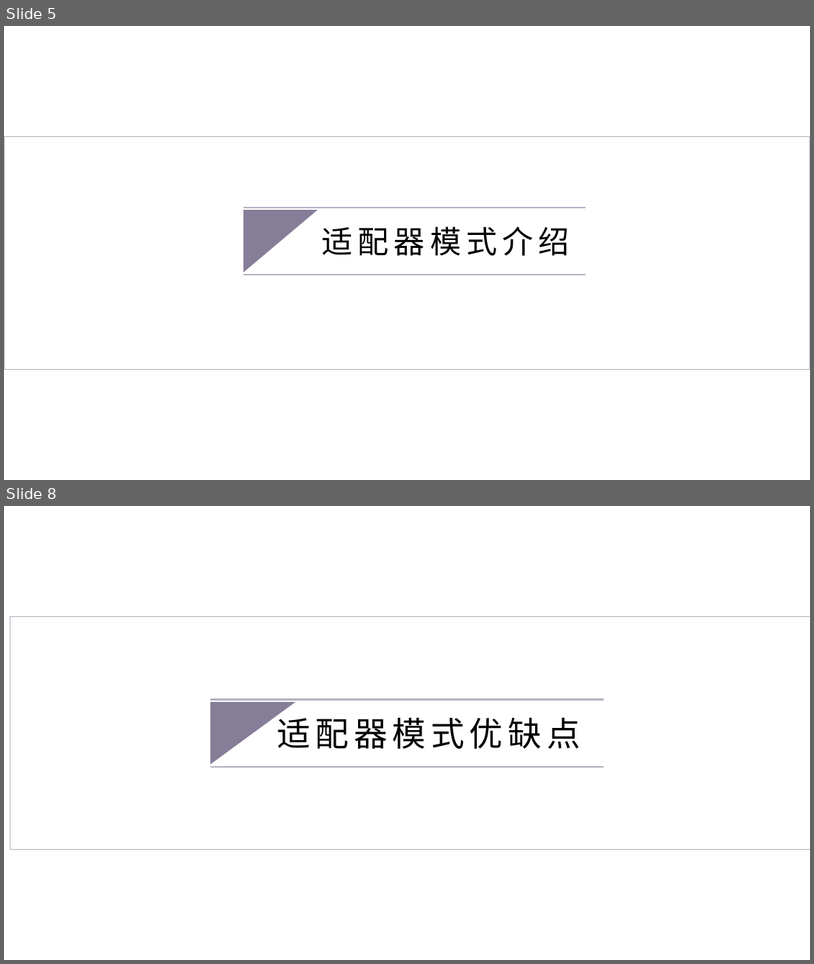
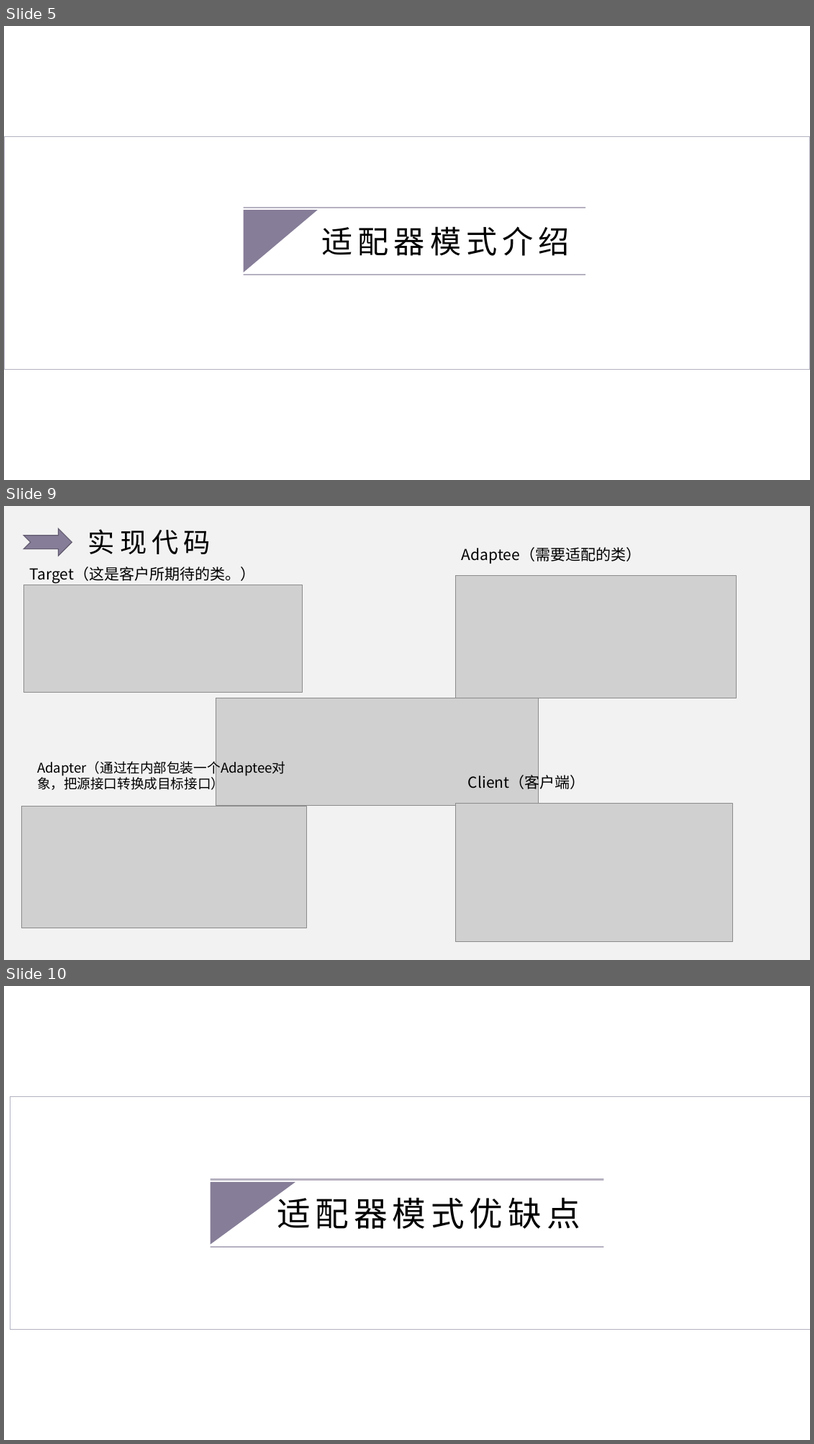
Before and after one commit to ulquiola/Adapter, a slide deck: 适配器模式.pptx. Shown one above the other, each under a label of ours: slides 5 and 8 before the commit, slides 5, 9 and 10 after it; the slides between them are not shown. The pictures are 814x964 and 814x1444 pixels, drawn with LibreOffice and Linux fonts; fonts in the diff are those of the drawing; grey boxes stand for pictures; background and template pictures are left out. Boxes give left, top, right and bottom in pixels: in the first picture for what was removed or moved away, otherwise in the second. Text is boxed around its words. In the diff, an @@ line names an element or a change of style, - is before the commit and + after.

```diff
--- a/适配器模式.pptx
+++ b/适配器模式.pptx
@@ slide 9 added at [4,506,810,960], background #F2F2F2 @@
@@ notched right arrow added at [24,528,72,556], fill #867D98, outline #635C70 1 pt @@
@@ text added at [88,529,211,554], 32 pt, text #000000 @@
+实现代码
@@ text added at [462,547,641,564], 18 pt, text #000000 @@
+Adaptee（需要适配的类）
@@ text added at [30,566,255,583], 18 pt, text #000000 @@
+Target（这是客户所期待的类。）
@@ picture added at [24,584,302,692] @@
@@ picture added at [456,576,737,698] @@
@@ picture added at [216,698,539,806] @@
@@ text added at [37,759,286,793], 16 pt, text #000000 @@
+Adapter（通过在内部包装一个Adaptee对象，把源接口转换成目标接口）
@@ text added at [468,772,586,791], 18 pt, text #000000 @@
+Client（客户端）
@@ picture added at [21,806,307,928] @@
@@ picture added at [456,803,733,942] @@
@@ what was slide 8 is now slide 10 @@
```
Also in this commit, not shown: 2 slides changed, 4 other slides added, 7 slides removed.
